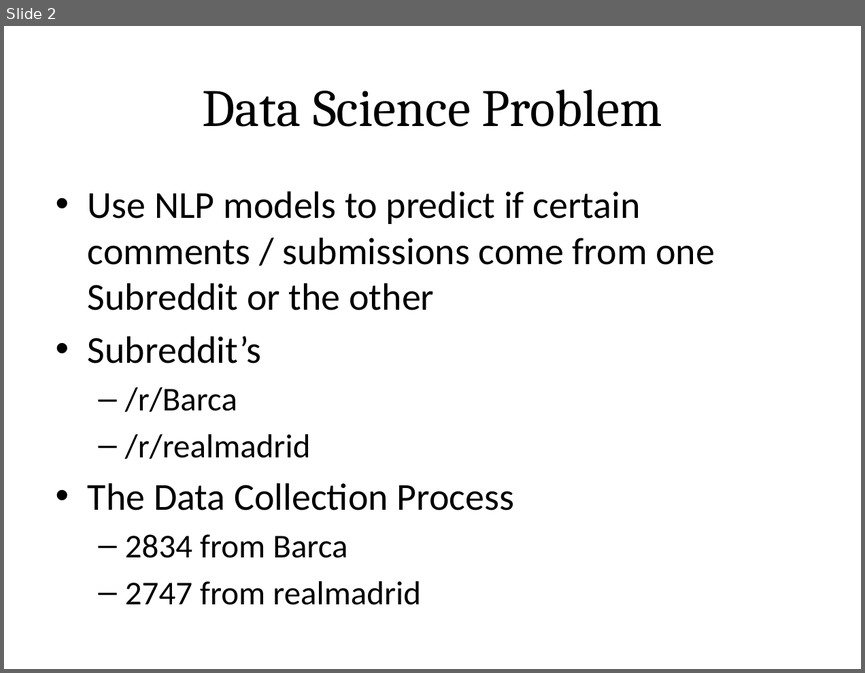
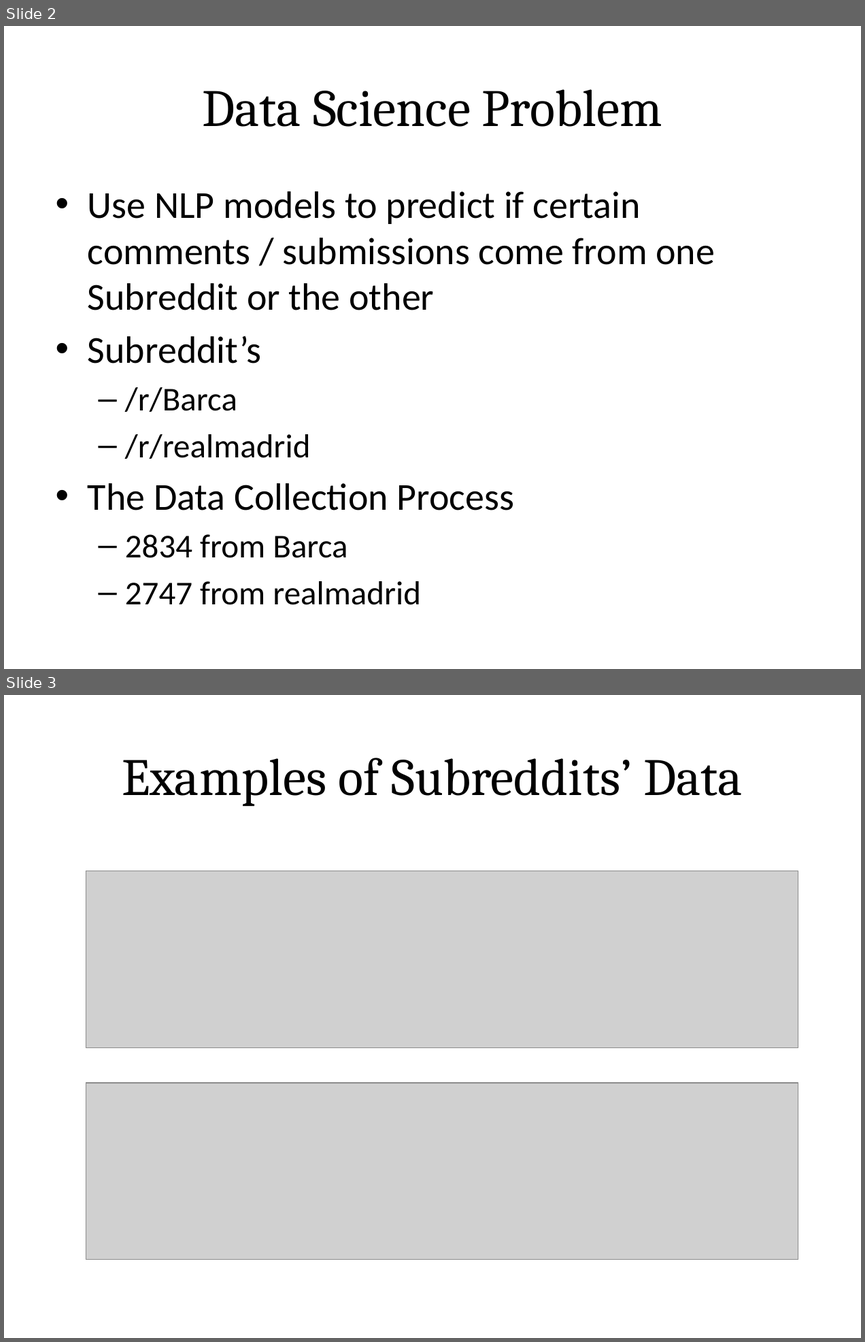
Before and after one commit to cdubbs512/reddit_subreddit_classification, a slide deck: Project 3 - El Clasico de Reddit.pptx. Shown one above the other, each under a label of ours: slide 2 before the commit, slides 2 and 3 after it. The pictures are 865x673 and 865x1342 pixels, drawn with LibreOffice and Linux fonts; fonts in the diff are those of the drawing; grey boxes stand for pictures; background and template pictures are left out. Boxes give left, top, right and bottom in pixels: in the first picture for what was removed or moved away, otherwise in the second. Text is boxed around its words. In the diff, an @@ line names an element or a change of style, - is before the commit and + after.

```diff
--- a/Project 3 - El Clasico de Reddit.pptx
+++ b/Project 3 - El Clasico de Reddit.pptx
@@ slide 3 added at [4, 695, 861, 1338], background picture (left out) @@
@@ title added at [122, 758, 742, 807], 44 pt, text #000000 @@
+Examples of Subreddits’ Data
@@ picture added at [86, 870, 798, 1047] @@
@@ picture added at [86, 1083, 798, 1259] @@
```
Also in this commit, not shown: 2 slides changed, 16 other files.
